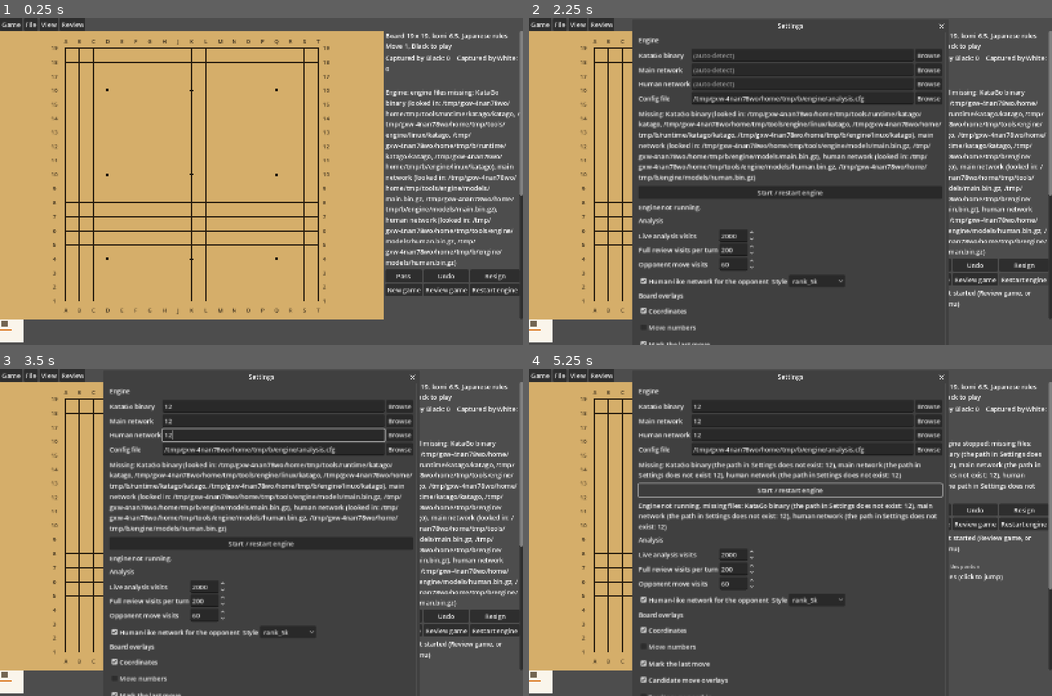
Above: before the commit, frames 1-4 (two rows, left to right).
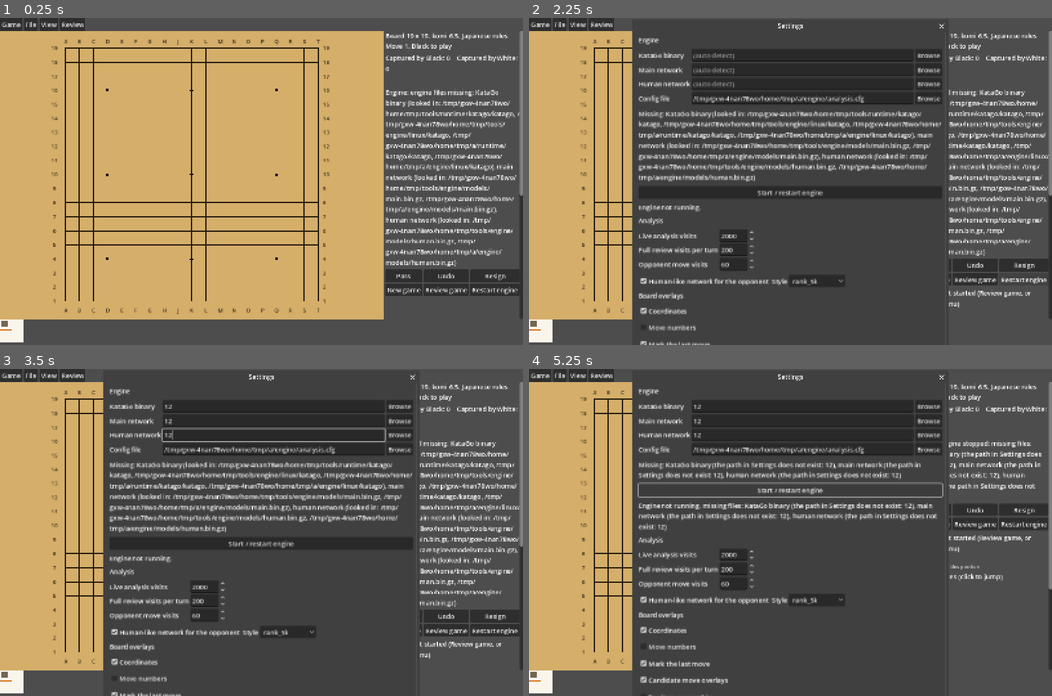
Above: after the commit, the same moments.

Repository: bgenerowicz/go_game
Game: Godot game, scene res://main.tscn
Two runs of this game, one before a commit and one after it. Both use one fixed random seed, a clock stepped at 60 frames per second and the inputs below.
Inputs (mouse positions are in pixels of both pictures, inside the frame that each line leads up to):
- Up to frame 1 (0.25 s): no input
- Up to frame 2 (2.25 s): click "New game" at 0.5 s; click "New game" at 1.25 s; click "Restart engine" at 2 s
- Up to frame 3 (3.5 s): click (271, 404) at 2.77 s; type "12" at 2.85 s; click (271, 421) at 3 s; type "12" at 3.08 s; click (271, 434) at 3.23 s; type "12" at 3.32 s
- Up to frame 4 (5.25 s): click "Restart engine" at 3.5 s; click "Restart engine" at 4.25 s; click "Start / restart engine" at 5 s

The runs differ from the first frame. In frame 1, 0.3% of the frame differs, in the area x 76-99%, y 38-73%; in frame 2, 2.1%, in the area x 24-100%, y 23-70%; in frame 3, 2.1%; in frame 4, less than 0.1%.

Commit message:
Don't resize the window when running embedded in the editor
Run from the Godot editor's Game tab, the startup HiDPI resize left the
picture drawn shifted down inside the editor panel while the editor
kept mapping the mouse to the full panel, so the hover stone and
clicks landed about two rows below the cursor. The editor owns the
embedded window's size, so the resize is now skipped there.

Co-Authored-By: Claude Opus 5.5 <noreply@anthropic.com>

Diff:
--- a/scripts/ui/main.gd
+++ b/scripts/ui/main.gd
@@ -92,8 +92,16 @@
 ## size) by the screen's scale factor, keep it within the usable screen area,
 ## and centre it. The canvas_items stretch mode then scales the UI to match.
 ## Skipped for embedded/headless runs, where there is no real screen.
+##
+## Also skipped when the game runs inside the Godot editor's Game tab: there the
+## editor owns the window's size and position, and resizing it from here left
+## the picture drawn shifted inside the editor panel while the editor kept
+## mapping the mouse as if it filled the panel, so the stone under the cursor
+## landed rows below it.
 func _fit_window_to_screen(window: Window) -> void:
 	var min_logical: Vector2i = Vector2i(760, 560)
+	if Engine.is_embedded_in_editor():
+		return
 	if DisplayServer.get_name() == "headless" or window != get_tree().root:
 		window.min_size = min_logical
 		return
